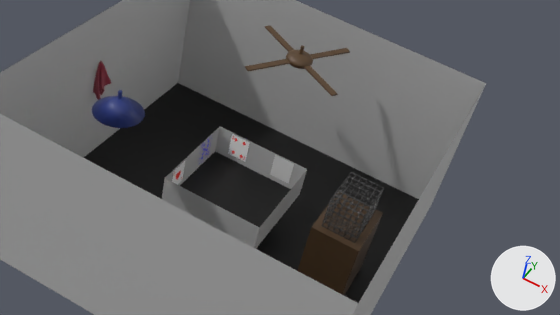
One commit to the Blender file venv_blender/box.blend: the scene before it, then after it.
Rendered twice from the file's camera 'Camera.001'. Every picture has the same lights, and +X, +Y and +Z are marked at lower right.

In view in the first picture: '1_hearts', '4_diamonds', '9_clubs', '9_diamonds_blue', 'Cone', 'Cube', 'Cube.001', 'Cube.002', 'Cube.003', 'Cube.004', 'Cube.005', 'Plane', 'Sphere', 'floor', 'room_wall1', 'room_wall2', 'room_wall3', 'room_wall4', 'wall1', 'wall2', 'wall4'.
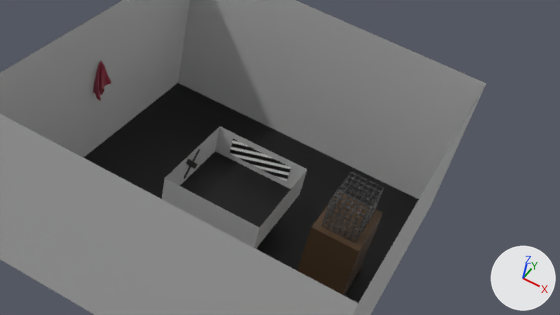
Location of each change, [x1, y1, x2, y2] in pixels of the pictures (560 x 315 px):
'Cone', hidden (blue): before [92, 96, 145, 128]
'stripes', added: after [230, 139, 291, 182]
'9_clubs', hidden: before [270, 155, 294, 184]
'4_diamonds', hidden: before [228, 134, 250, 162]
'Sphere', hidden: before [286, 49, 313, 69]
'Cube', hidden: before [304, 65, 338, 96]
'Cube.003', hidden: before [245, 59, 291, 71]
'Cube.002', hidden: before [310, 48, 350, 59]
'Cube.001', hidden: before [265, 25, 294, 52]
'1_hearts', hidden: before [172, 160, 186, 185]
'x', added: after [184, 149, 200, 179]
'9_diamonds_blue', hidden: before [199, 135, 212, 164]
'Cylinder.001', hidden: before [118, 90, 122, 99]
'Cylinder', hidden: before [299, 45, 305, 54]

The change, as a list of edits to the scene's bpy script:
```text
Add img_x_png:
    img_x_png = load_image('x.png', 'landmarks/x.png', 1024, 1024, 'sRGB')
Add mat_material_024:
    mat_material_024 = bpy.data.materials.new('Material.024')
    # nodes: BsdfPrincipled, OutputMaterial, TexWave, ValToRGB
    # colours: black #000000, white #ffffff
Add mat_x:
    mat_x = principled_material('x')
    mat_x.texture = img_x_png  # with its transparency
Add me_cube_007:
    me_cube_007.from_pydata(...)  # a box spanning x -1.0..1.0, y -1.0..1.0, z -1.0..1.0
    me_cube_007.materials.append(mat_material_024)
Add me_x:
    me_x.from_pydata(...)  # 4 vertices, 1 face; spans x -0.5..0.5, y -0.5..0.5, z 0.0
    me_x.materials.append(mat_x)  # picture img_x_png
Change ob_sphere:
    add ob_sphere.hide_set(True)  # its collection is switched off
Change ob_cube:
    add ob_cube.hide_set(True)  # its collection is switched off
Change ob_cube_001:
    add ob_cube_001.hide_set(True)  # its collection is switched off
Change ob_cube_002:
    add ob_cube_002.hide_set(True)  # its collection is switched off
Change ob_cube_003:
    add ob_cube_003.hide_set(True)  # its collection is switched off
Change ob_cylinder:
    add ob_cylinder.hide_set(True)  # its collection is switched off
Change ob_cylinder_001:
    add ob_cylinder_001.hide_set(True)  # its collection is switched off
Change ob_cone:
    add ob_cone.hide_set(True)  # its collection is switched off
Change ob_1_hearts:
    add ob_1_hearts.hide_set(True)  # its collection is switched off
Change ob_9_diamonds_blue:
    add ob_9_diamonds_blue.hide_set(True)  # its collection is switched off
Change ob_4_diamonds:
    add ob_4_diamonds.hide_set(True)  # its collection is switched off
Change ob_9_clubs:
    add ob_9_clubs.hide_set(True)  # its collection is switched off
Add ob_stripes:
    ob_stripes = bpy.data.objects.new('stripes', me_cube_007)
    ob_stripes.location = (0.0, 0.745, 0.75)
    ob_stripes.rotation_euler = (0.0, 1.571, 0.0)  # degrees (0, 90, 0)
    ob_stripes.scale = (0.15, 0.0025, 0.5)
Add ob_x:
    ob_x = bpy.data.objects.new('x', me_x)
    ob_x.location = (-0.745, 0.0, 0.75)
    ob_x.rotation_euler = (0.0, 1.571, 0.0)  # degrees (0, 90, 0)
    ob_x.scale = (0.4, 0.4, 1.0)
```
